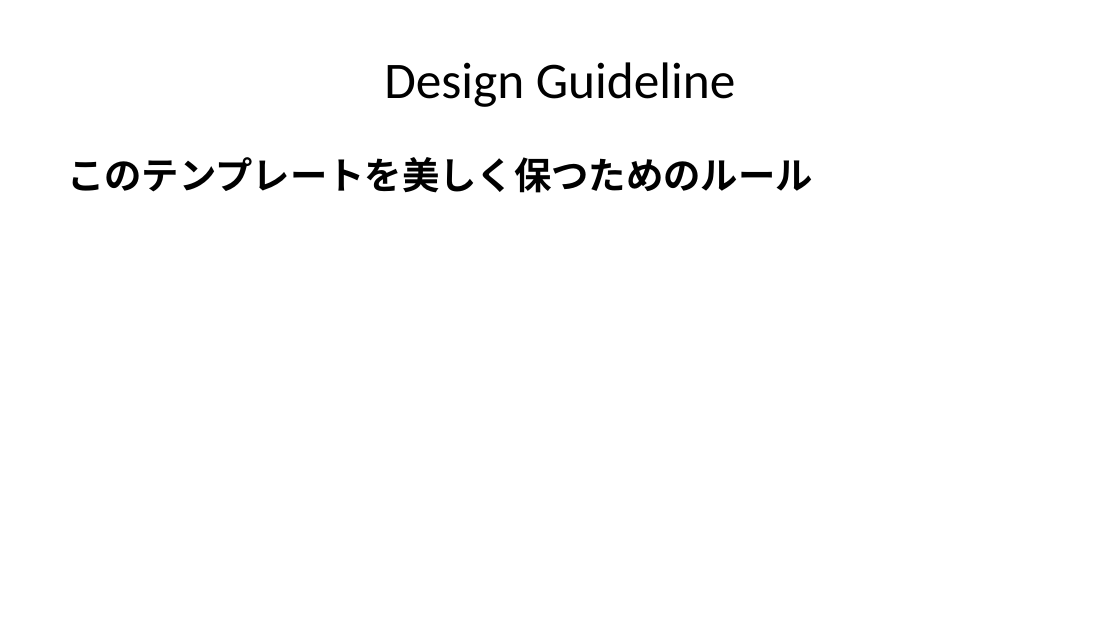
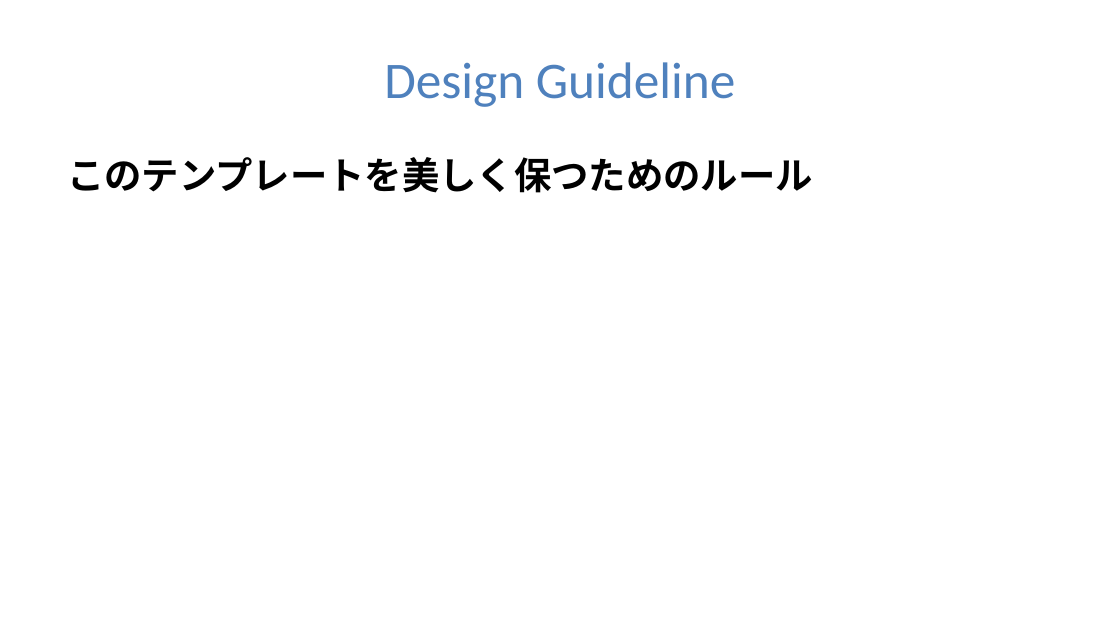
Before and after one commit to sdkn104/misc, a slide deck: slide 5 of Comp/OutPPTX/marp.pptx. Drawn at 1120x630 pixels with LibreOffice and Linux fonts; fonts in the diff are those of the drawing. Boxes give left, top, right and bottom in pixels: in the first picture for what was removed or moved away, otherwise in the second. Text is boxed around its words. In the diff, an @@ line names an element or a change of style, - is before the commit and + after.

```diff
--- a/Comp/OutPPTX/marp.pptx
+++ b/Comp/OutPPTX/marp.pptx
@@ title "Design Guideline" at (384,62,735,107): text colour #000000 to #4F81BD @@
```
Also in this commit, not shown: 1 other slide changed, 5 other files.
